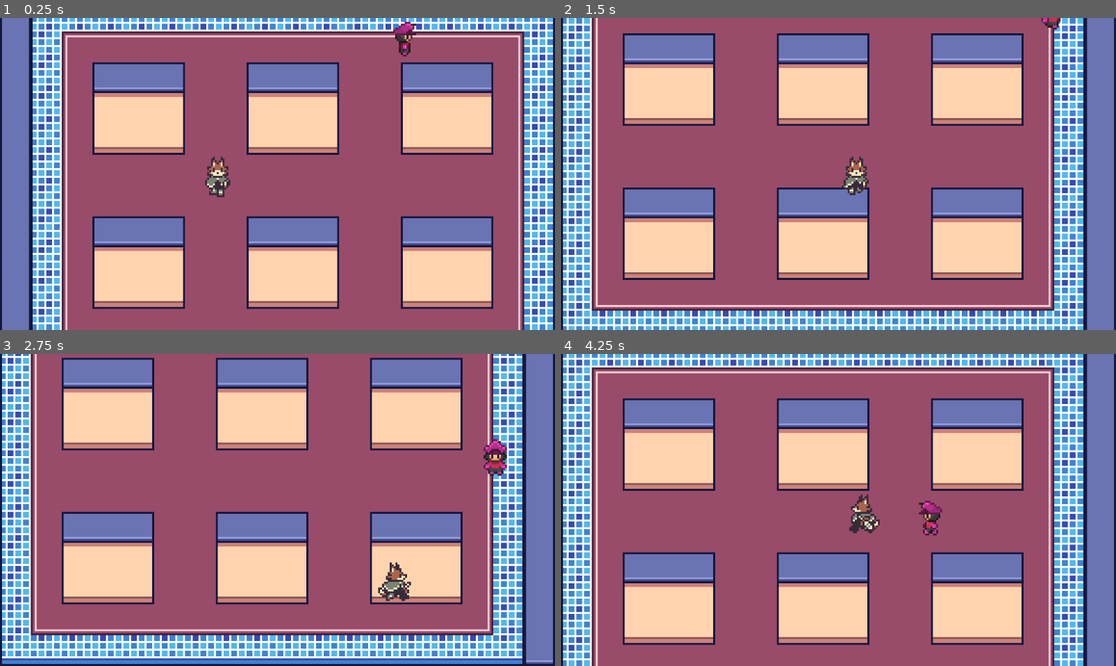
Above: before the commit, frames 1-4 (two rows, left to right).
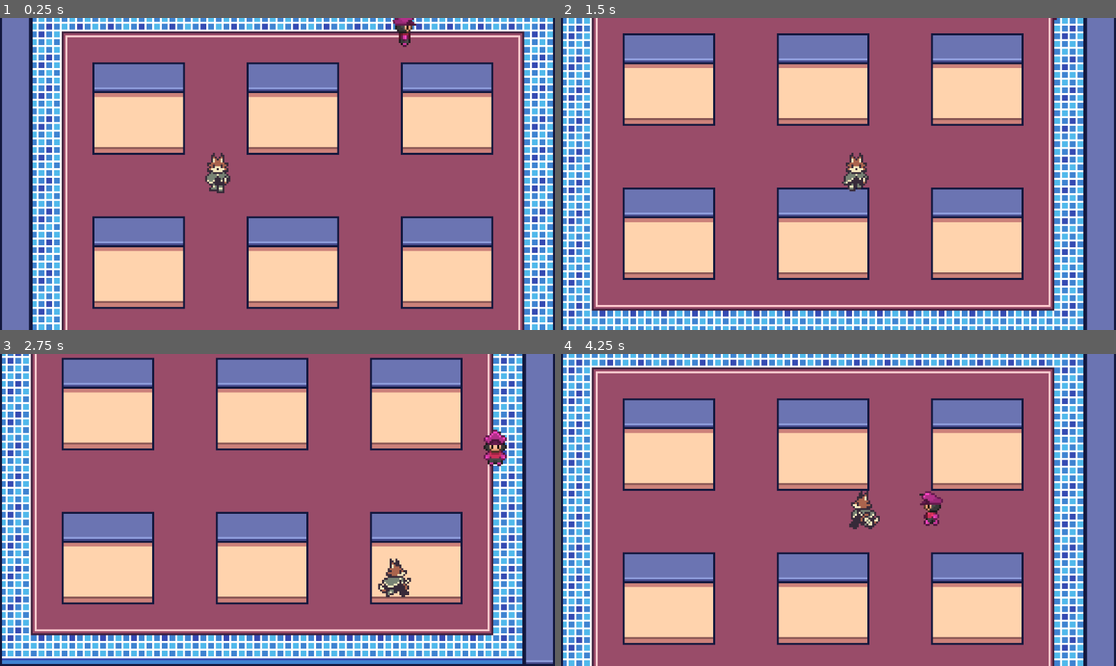
Above: after the commit, the same moments.

Repository: keylesskitsune/my-first-game
Game: Godot game, scene res://Scenes/main.tscn
Two runs of this game, one before a commit and one after it. Both use one fixed random seed, a clock stepped at 60 frames per second and the inputs below.
Inputs (mouse positions are in pixels of both pictures, inside the frame that each line leads up to):
- Up to frame 1 (0.25 s): no input
- Up to frame 2 (1.5 s): move the mouse to (960, 158) at 0.52 s; press the mouse at (960, 158) at 0.53 s; hold D (right) 0.53-1.28 s; move the mouse to (727, 189) at 1.27 s; release the mouse at (727, 189) at 1.28 s; hold S (down) from 1.28 s (still down); click (727, 189) at 1.35 s
- Up to frame 3 (2.75 s): move the mouse to (333, 441) at 2.02 s; release S (down) at 2.03 s; press the mouse at (333, 441) at 2.03 s; hold D (right) from 2.03 s (still down)
- Up to frame 4 (4.25 s): move the mouse to (810, 572) at 2.77 s; release D (right) at 2.78 s; release the mouse at (810, 572) at 2.78 s; hold W (up) 2.78-3.53 s; click (810, 572) at 2.85 s; move the mouse to (1005, 556) at 3.52 s; press the mouse at (1005, 556) at 3.53 s; hold A (left) from 3.53 s (still down)

The runs differ from the first frame. In frame 1, 0.7% of the frame differs, in the area x 36-75%, y 0-58%; in frame 2, 0.4%; in frame 3, 0.9%, in the area x 68-92%, y 24-80%; in frame 4, 0.8%.

Commit message:
Fixed attack behaviour

Diff:
--- a/Scenes/basic_guard.tscn
+++ b/Scenes/basic_guard.tscn
@@ -279,7 +279,7 @@
 size = Vector2(12, 10)
 
 [sub_resource type="RectangleShape2D" id="RectangleShape2D_2fh7s"]
-size = Vector2(7, 7)
+size = Vector2(5, 10.5)
 
 [sub_resource type="RectangleShape2D" id="RectangleShape2D_gafcb"]
 size = Vector2(12, 17)
@@ -288,6 +288,7 @@
 script = ExtResource("1_jv5ow")
 
 [node name="AnimatedSprite2D" type="AnimatedSprite2D" parent="." unique_id=1165477364]
+position = Vector2(0, -5)
 sprite_frames = SubResource("SpriteFrames_dycng")
 animation = &"idle_right"
 frame = 1
@@ -296,10 +297,11 @@
 [node name="CollisionShape2D" type="CollisionShape2D" parent="." unique_id=419593812]
 light_mask = 4
 visibility_layer = 3
-position = Vector2(0, 7)
+position = Vector2(0, 2)
 shape = SubResource("RectangleShape2D_62vg2")
 
 [node name="Vision" type="Area2D" parent="." unique_id=1486846188]
+position = Vector2(0, -5)
 
 [node name="SpecialCollision" type="CollisionPolygon2D" parent="Vision" unique_id=392247888]
 position = Vector2(2, -5)
@@ -315,13 +317,14 @@
 [node name="HitboxComponent" parent="AttackComponent" unique_id=2066948592 instance=ExtResource("3_fyu27")]
 
 [node name="CollisionShape2D" type="CollisionShape2D" parent="AttackComponent/HitboxComponent" unique_id=335283698]
-position = Vector2(5, 6)
+position = Vector2(8.5, -0.25)
 shape = SubResource("RectangleShape2D_2fh7s")
 debug_color = Color(0.99623126, 0, 0.19929612, 0.41960785)
 
 [node name="HealthComponent" parent="." unique_id=956881380 instance=ExtResource("4_p6qfl")]
 
 [node name="HurtboxComponent" parent="." unique_id=1941597640 node_paths=PackedStringArray("health_component") instance=ExtResource("7_3sigj")]
+position = Vector2(0, -5)
 health_component = NodePath("../HealthComponent")
 
 [node name="CollisionShape2D" type="CollisionShape2D" parent="HurtboxComponent" unique_id=1332239014]
--- a/Scenes/player.tscn
+++ b/Scenes/player.tscn
@@ -195,10 +195,10 @@
 }]
 
 [sub_resource type="RectangleShape2D" id="RectangleShape2D_fkybt"]
-size = Vector2(13, 11)
+size = Vector2(11, 11)
 
 [sub_resource type="RectangleShape2D" id="RectangleShape2D_f1ek2"]
-size = Vector2(8.5, 9.25)
+size = Vector2(7.875, 8.8125)
 
 [sub_resource type="RectangleShape2D" id="RectangleShape2D_tx1dd"]
 size = Vector2(11, 21)
@@ -207,6 +207,7 @@
 script = ExtResource("1_x3wgy")
 
 [node name="AnimatedSprite2D" type="AnimatedSprite2D" parent="." unique_id=1107943444]
+position = Vector2(0, -2)
 sprite_frames = SubResource("SpriteFrames_x3wgy")
 animation = &"idle_right"
 
@@ -219,23 +220,23 @@
 [node name="CollisionShape2D" type="CollisionShape2D" parent="." unique_id=76538927]
 light_mask = 5
 visibility_layer = 2
-position = Vector2(0.5, 6.5)
+position = Vector2(0.5, 4.5)
 shape = SubResource("RectangleShape2D_fkybt")
 
 [node name="AttackComponent" parent="." unique_id=1303139763 node_paths=PackedStringArray("hitbox") instance=ExtResource("7_tx1dd")]
 hitbox = NodePath("HitboxComponent")
 
 [node name="HitboxComponent" parent="AttackComponent" unique_id=2066948592 instance=ExtResource("9_pu2lt")]
-knockout = true
 
 [node name="CollisionShape2D" type="CollisionShape2D" parent="AttackComponent/HitboxComponent" unique_id=425353365]
-position = Vector2(6.75, 3)
+position = Vector2(10, 0)
 shape = SubResource("RectangleShape2D_f1ek2")
 debug_color = Color(0.9924671, 0, 0.25800297, 0.41960785)
 
 [node name="HealthComponent" parent="." unique_id=956881380 instance=ExtResource("8_gymyn")]
 
 [node name="HurtboxComponent" parent="." unique_id=1941597640 node_paths=PackedStringArray("health_component") instance=ExtResource("10_tx1dd")]
+position = Vector2(0, -2)
 health_component = NodePath("../HealthComponent")
 
 [node name="CollisionShape2D" type="CollisionShape2D" parent="HurtboxComponent" unique_id=1962057658]
--- a/Scripts/basic_guard.gd
+++ b/Scripts/basic_guard.gd
@@ -9,8 +9,11 @@
 @export var patrol_speed = 0.08
 
 @onready var animated_sprite_2d: AnimatedSprite2D = $AnimatedSprite2D
+@onready var vision: Area2D = $Vision
 @onready var navigation_agent_2d: NavigationAgent2D = $NavigationAgent2D
-@onready var vision: Area2D = $Vision
+@onready var attack_component: AttackComponent = $AttackComponent
+@onready var health_component: HealthComponent = $HealthComponent
+@onready var hurtbox_component: HurtboxComponent = $HurtboxComponent
 
 var last_direction = "right"
 var player = null
@@ -18,10 +21,12 @@
 var move_direction = Vector2.RIGHT
 var patrol_target_set = false
 
+
 func _ready():
 	vision.body_entered.connect(_on_vision_body_entered)
 	vision.body_exited.connect(_on_vision_body_exited)
-
+	health_component.damaged.connect(_on_damaged)
+	health_component.died.connect(_on_died)
 
 func _on_vision_body_entered(body: Node2D) -> void:
 	if body.is_in_group("player"):
@@ -91,6 +96,18 @@
 		current_state = State.IDLE
 
 
+func _on_damaged(amount: int) -> void:
+	print("Guard took ", amount, " damage")
+
+
+func _on_died() -> void:
+	print("Guard down!")
+	set_physics_process(false)
+	collision_layer = 0
+	collision_mask = 0
+	queue_free()
+
+
 func update_animation(direction: Vector2):
 	var anim = ""
 	if direction.length() > 0:
--- a/Scripts/hitbox_component.gd
+++ b/Scripts/hitbox_component.gd
@@ -9,5 +9,6 @@
 	area_entered.connect(_on_area_entered)
 
 func _on_area_entered(area: Area2D) -> void:
+	print("Hitbox touched: ", area.name)
 	if area is HurtboxComponent:
 		area.take_hit(damage, knockout)
--- a/Scripts/player.gd
+++ b/Scripts/player.gd
@@ -10,7 +10,7 @@
 @onready var hurtbox_component: HurtboxComponent = $HurtboxComponent
 
 var last_direction = "down"
-
+var facing_direction := Vector2.DOWN
 
 func get_input():
 	var input = Vector2()
@@ -27,6 +27,7 @@
 func _input(event):
 	if event.is_action_pressed("attack"):
 		attack_component.attack()
+		print("swing")
 
 func update_animation(direction: Vector2):
 	var anim = ""
@@ -34,19 +35,25 @@
 		if abs(direction.x) > abs(direction.y):
 			if direction.x > 0:
 				anim = "move_right"
-				last_direction = "right"  # 👈 remember it
+				last_direction = "right"
+				facing_direction = Vector2.RIGHT
 			else:
 				anim = "move_left"
 				last_direction = "left"
+				facing_direction = Vector2.LEFT
 		else:
 			if direction.y > 0:
 				anim = "move_down"
 				last_direction = "down"
+				facing_direction = Vector2.DOWN
 			else:
 				anim = "move_up"
 				last_direction = "up"
+				facing_direction = Vector2.UP
 	else:
 		anim = "idle_" + last_direction
+
+	attack_component.rotation = facing_direction.angle()
 
 	if animated_sprite_2d.animation != anim:
 		animated_sprite_2d.play(anim)
